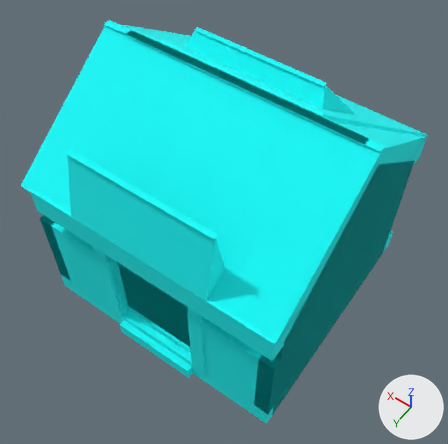
The glTF model assets/environment/mesh/environment_library.glb: old version first, new version second.
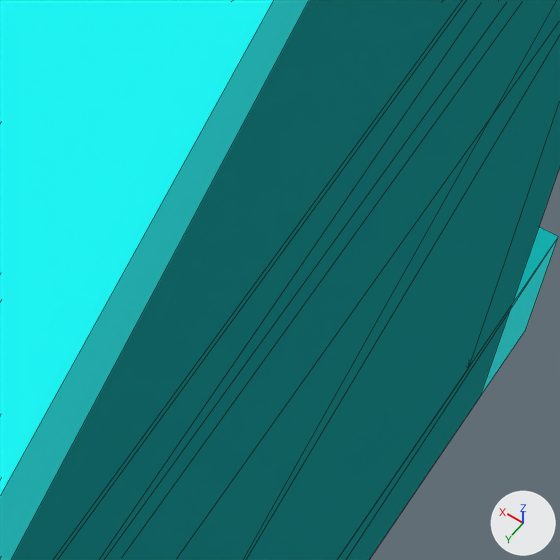
Each version is shown whole from a 50 mm camera at (-0.843, 1.218, 2.203) aimed at (-0.036, 0.089, 0.427), then close up on the part from 71% to 88% of the width and 45% to 62% of the height. The axes (+X, +Y, +Z) are drawn at lower right. The lights are the same throughout. The older version's two pictures come first. The close-ups show mesh edges as thin lines. Objects named as collision shapes, trigger or cutter boxes, shadow casters or lower levels of detail are left out.

The scene before the commit, as lines of its bpy script (objects in view):
```python
me_env_house_courtyard_lod0 = bpy.data.meshes.new('env_house_courtyard_lod0')
me_env_house_courtyard_lod0.from_pydata(...)  # 138 vertices, 188 faces; spans x -0.5..0.5, y -0.5..0.5, z 0.0..1.0
me_env_house_courtyard_lod0.materials.append(mat_environment_index_atlas)  # picture img_entityatlas
me_env_house_hall_hlod = bpy.data.meshes.new('env_house_hall_hlod')
me_env_house_hall_hlod.from_pydata(...)  # 10 vertices, 14 faces; spans x -0.5..0.5, y -0.44..0.44, z 0.0..0.94
me_env_house_hall_hlod.materials.append(mat_environment_index_atlas)  # picture img_entityatlas
me_env_house_small_lod0 = bpy.data.meshes.new('env_house_small_lod0')
me_env_house_small_lod0.from_pydata(...)  # 86 vertices, 128 faces; spans x -0.5..0.5, y -0.5..0.5, z 0.0..1.0
me_env_house_small_lod0.materials.append(mat_environment_index_atlas)  # picture img_entityatlas
ob_env_house_courtyard_lod0 = bpy.data.objects.new('env_house_courtyard_lod0', me_env_house_courtyard_lod0)
ob_env_house_courtyard_lod0.location = (0.0, 0.0, 0.0)
ob_env_house_hall_hlod = bpy.data.objects.new('env_house_hall_hlod', me_env_house_hall_hlod)
ob_env_house_hall_hlod.location = (0.0, 0.0, 0.0)
ob_env_house_small_lod0 = bpy.data.objects.new('env_house_small_lod0', me_env_house_small_lod0)
ob_env_house_small_lod0.location = (0.0, 0.0, 0.0)
# also in view: 'env_house_base_lod0' at (0.0, 0.0, 0.5)
```
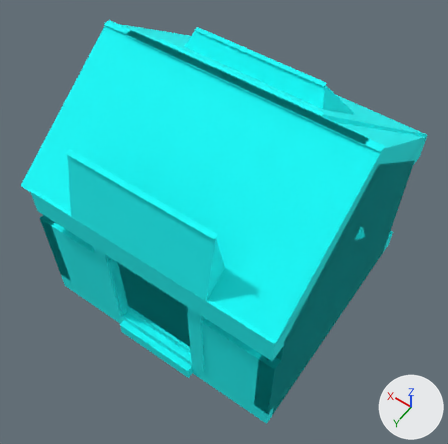
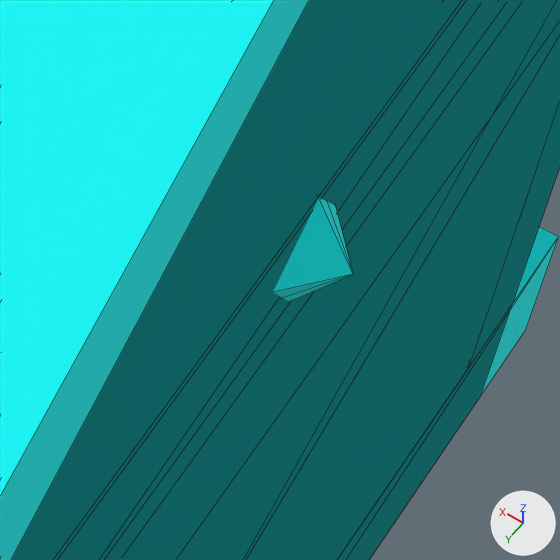
What differs and where, as boxes (x1, y1, x2, y2) in the close-ups (560 x 560 px):
```json
{"object": "env_ghost_0_lod0", "change": "added", "after": [273, 198, 353, 302], "on screen": "cyan"}
```

The change, as JSON lines over the scene's bpy script:
```json
{"op": "add", "block": "me_env_ghost_0_lod0", "code": ["me_env_ghost_0_lod0 = bpy.data.meshes.new('env_ghost_0_lod0')", "me_env_ghost_0_lod0.from_pydata(...)  # 20 vertices, 36 faces; spans x -0.523..0.437, y -0.291..0.291, z 0.0..1.0", "me_env_ghost_0_lod0.materials.append(mat_environment_index_atlas)  # picture img_entityatlas"]}
{"op": "add", "block": "ob_env_ghost_0_lod0", "code": ["ob_env_ghost_0_lod0 = bpy.data.objects.new('env_ghost_0_lod0', me_env_ghost_0_lod0)", "ob_env_ghost_0_lod0.location = (0.0, 0.0, 0.0)"]}
```
